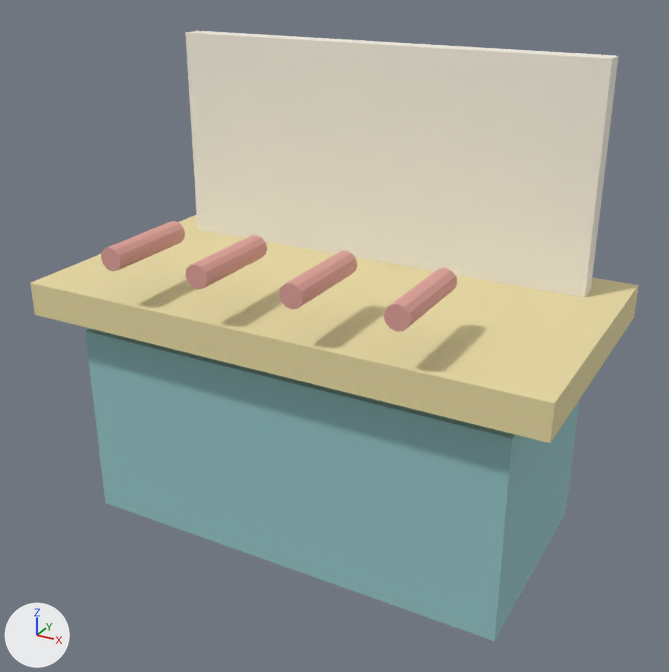
Renders of the glTF model public/builder-assets/openlife/festival_booth.glb from each side of a commit.
One viewpoint serves both versions: a camera (50 mm lens) standing at (2.2, -3.99, 3.09) and looking at (0.05, -0.08, 1.14). Arrows for +X, +Y and +Z are at lower left; the lights stay in place. The older version comes first. Where no turn or scale is listed for an object, it has been applied to the vertices.

Names of what the first picture shows: 'part_00', 'part_01', 'part_02', 'part_03', 'part_04', 'part_05', 'part_06'.
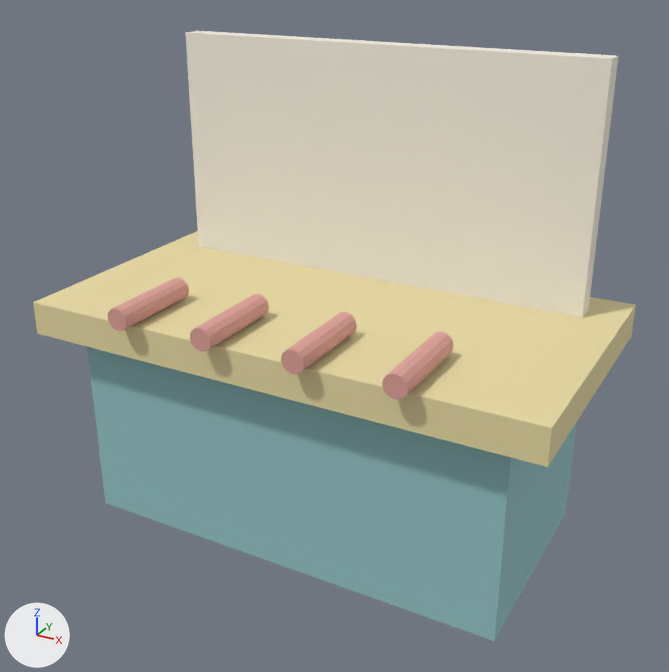
Scene script edits in JSON lines:
```json
{"op": "set", "path": "ob_part_01.location", "old": "(0.0, 0.0, 0.0)", "new": "(0.0, 0.0, -0.11)"}
{"op": "set", "path": "ob_part_03.location", "old": "(0.0, 0.0, 0.0)", "new": "(0.0, 0.0, -0.31)"}
{"op": "set", "path": "ob_part_04.location", "old": "(0.0, 0.0, 0.0)", "new": "(0.0, 0.0, -0.31)"}
{"op": "set", "path": "ob_part_05.location", "old": "(0.0, 0.0, 0.0)", "new": "(0.0, 0.0, -0.31)"}
{"op": "set", "path": "ob_part_06.location", "old": "(0.0, 0.0, 0.0)", "new": "(0.0, 0.0, -0.31)"}
```

Where the change shows, as pixel boxes [x1, y1, x2, y2] in the pictures (669 x 672 px):
```json
{"object": "part_01", "change": "moved", "before": [30, 215, 639, 443], "after": [33, 231, 636, 467]}
{"object": "part_06", "change": "moved", "before": [384, 268, 457, 332], "after": [382, 332, 454, 399]}
{"object": "part_05", "change": "moved", "before": [279, 251, 357, 309], "after": [281, 312, 357, 374]}
{"object": "part_04", "change": "moved", "before": [185, 235, 267, 289], "after": [190, 294, 269, 352]}
{"object": "part_03", "change": "moved", "before": [101, 221, 185, 271], "after": [107, 278, 189, 331]}
```
